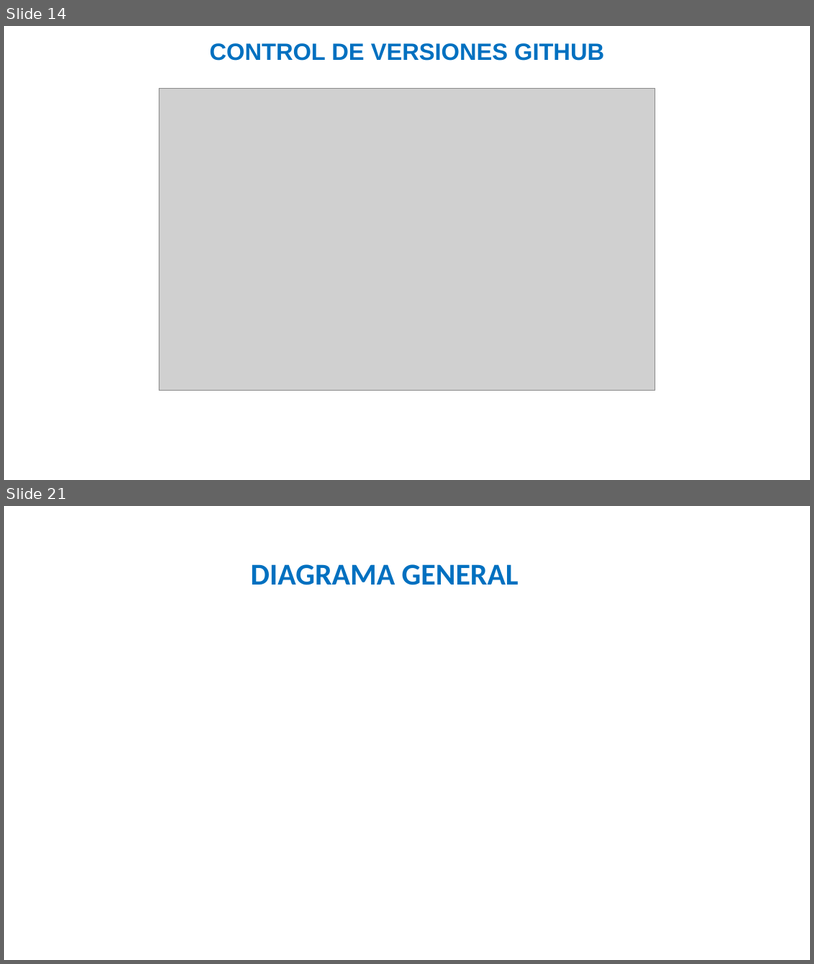
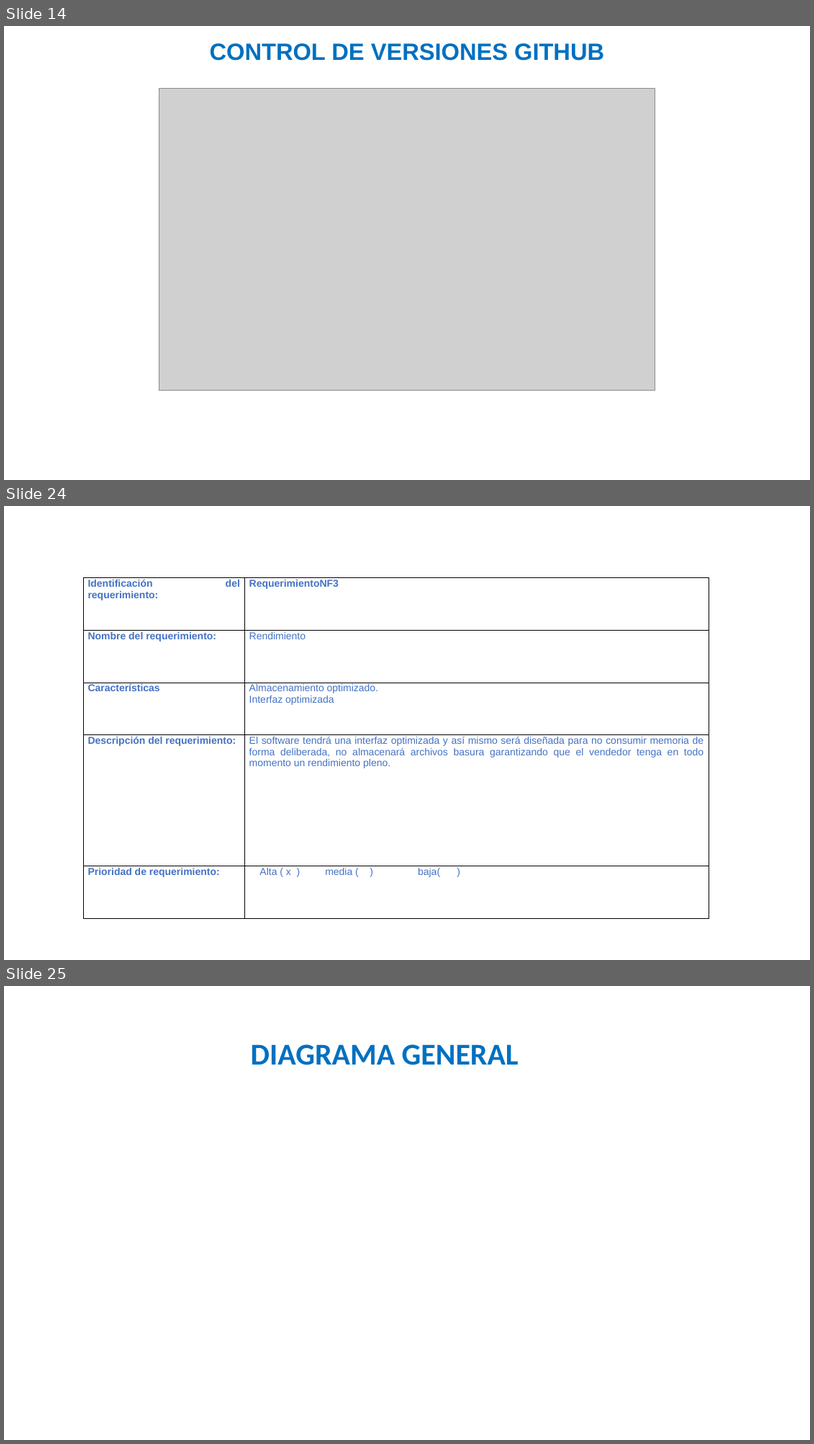
Before and after one commit to julianforero19/PROYECTO_QAM, a slide deck: PLANTILLA_PRESENTACION_AVANCES_PROYECTO_.pptx. Shown one above the other, each under a label of ours: slides 14 and 21 before the commit, slides 14, 24 and 25 after it; the slides between them are not shown. The pictures are 814x964 and 814x1444 pixels, drawn with LibreOffice and Linux fonts; fonts in the diff are those of the drawing; grey boxes stand for pictures; background and template pictures are left out. Boxes give left, top, right and bottom in pixels: in the first picture for what was removed or moved away, otherwise in the second. Text is boxed around its words. In the diff, an @@ line names an element or a change of style, - is before the commit and + after.

```diff
--- a/PLANTILLA_PRESENTACION_AVANCES_PROYECTO_.pptx
+++ b/PLANTILLA_PRESENTACION_AVANCES_PROYECTO_.pptx
@@ slide 24 added at (4, 506, 810, 960), background picture (left out) @@
@@ table added at (83, 578, 710, 919), 5 rows, 2 columns @@
+Identificación del requerimiento: | RequerimientoNF3
+Nombre del requerimiento: | Rendimiento
+Características | Almacenamiento optimizado. / Interfaz optimizada
+Descripción del requerimiento: | El software tendrá una interfaz optimizada y así mismo será diseñada para no consumir memoria de forma deliberada, no almacenará archivos basura garantizando que el vendedor tenga en todo momento un rendimiento pleno.
+Prioridad de requerimiento: | Alta ( x ) media ( ) baja( )
@@ what was slide 21 is now slide 25 @@
```
Also in this commit, not shown: 2 slides changed, 7 other slides added, 4 slides removed, 1 other file.
